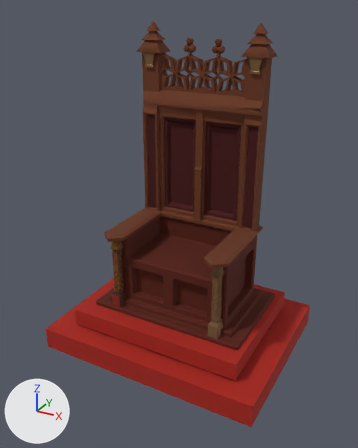
An edit to the glTF model public/fps/br/models/kings-throne.lod0.glb, drawn before and after from the same camera.
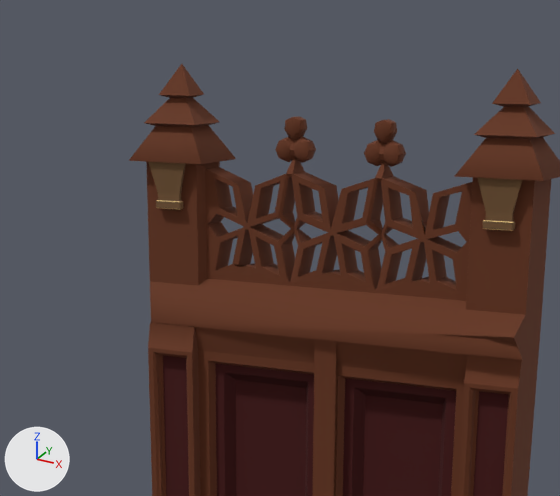
The first picture shows the older version from a camera (50 mm lens) standing at (1.75, -3.26, 2.7) and looking at (0.01, -0.09, 1.12). The close-ups show the older and then the newer version on the part from 27% to 77% of the width and 0% to 36% of the height of that picture. Only the edits that show in the close-ups are written down. Arrows for +X, +Y and +Z are at lower left; the lights stay in place. Where no turn or scale is listed for an object, it has been applied to the vertices. Vertices at exactly the same position are counted once.

In view in the first close-up: 'chair_base_UV1304_0' and 1 more.
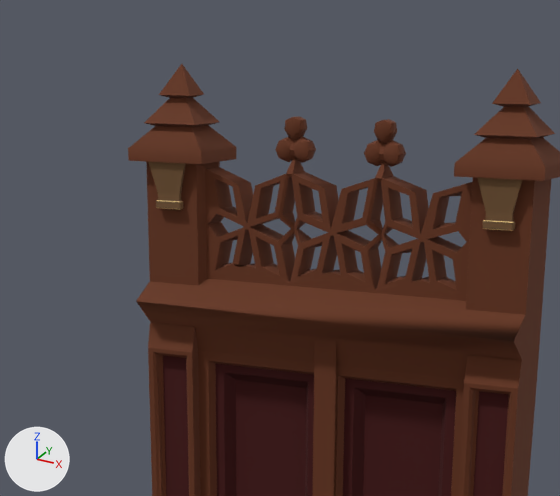
The change, as a list of edits to the scene's bpy script:
```text
Change me_chair_base_uv1304_0:
    used by ob_chair_base_uv1304_0; location = (0.0, 0.0, 1.3)
    remove me_chair_base_uv1304_0.from_pydata(...)  # 2082 vertices, 4128 faces; spans x -0.94..0.94, y -0.72..0.72, z -1.3..1.3
    add me_chair_base_uv1304_0.from_pydata(...)  # 2115 vertices, 4194 faces; spans x -0.94..0.94, y -0.72..0.72, z -1.3..1.3
    me_chair_base_uv1304_0 part 1: 1 vertex moved from x 0.54, y 0.34, z 0.72 to x 0.54, y 0.34, z 0.6; 2 vertices removed from x 0.27..0.54, y 0.15..0.25, z 0.73..0.93; 27 vertices added at x -0.53..0.57, y 0.15..0.37, z 0.6..1.1
    other edits to the shape of me_chair_base_uv1304_0 do not show in these pictures
```

Location of each change, [x1, y1, x2, y2] in pixels of the close-ups (560 x 496 px):
'chair_base_UV1304_0', reshaped
    before: [129, 64, 560, 496]
    after: [128, 64, 560, 496]
part 1 of me_chair_base_uv1304_0, built on
    before: [150, 181, 551, 496]
    after: [128, 125, 560, 496]
